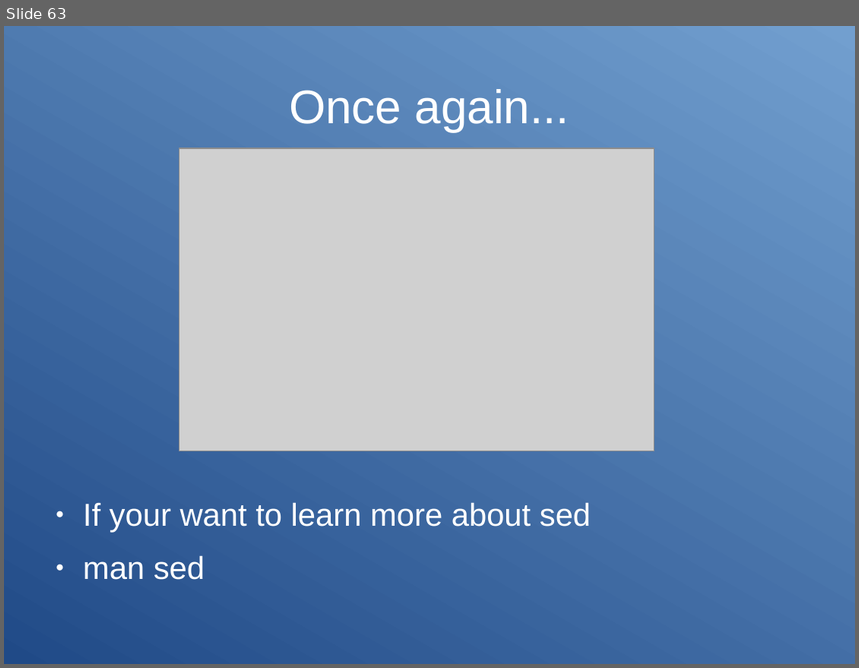
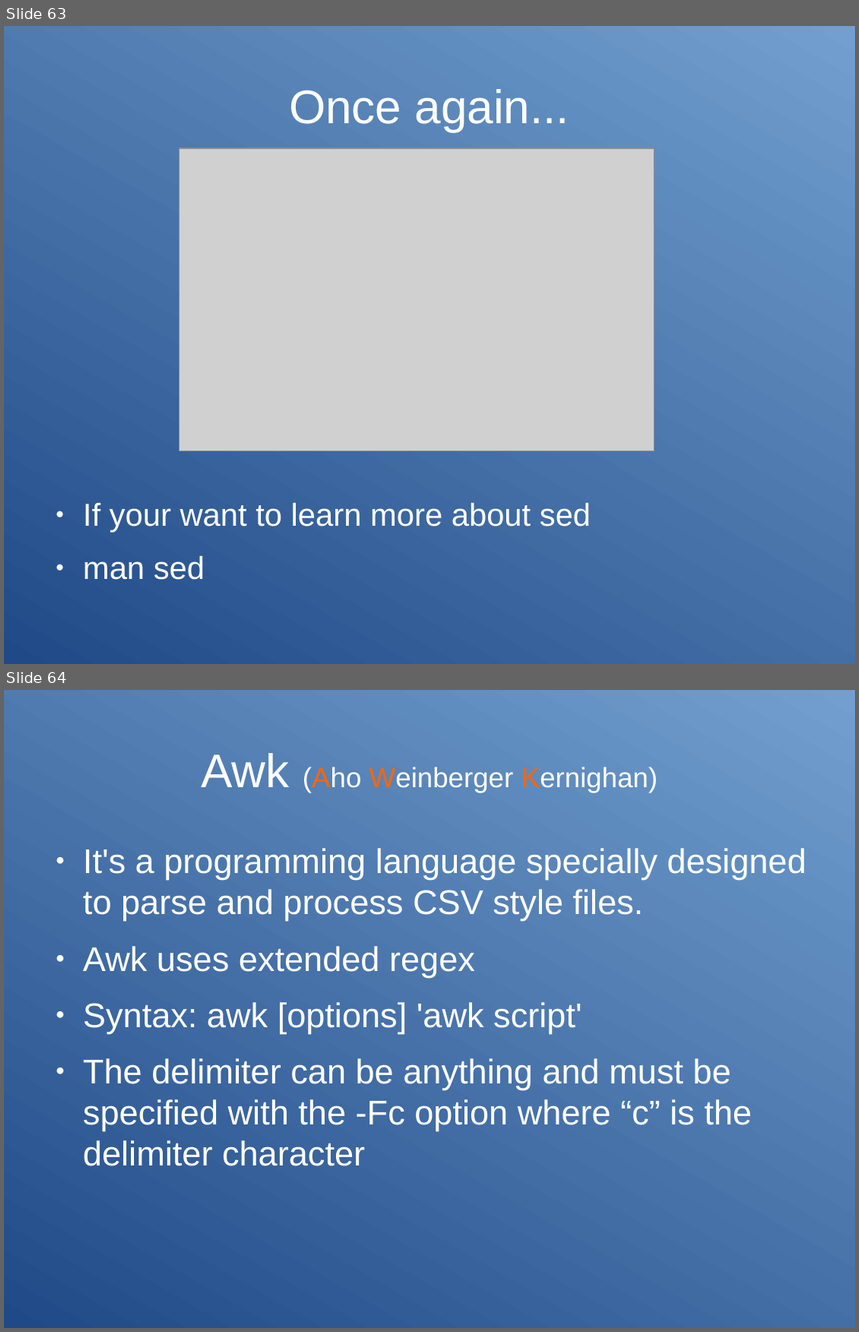
Before and after one commit to Clibre/An-introduction-to-bash, a slide deck: presentation.odp. Shown one above the other, each under a label of ours: slide 63 before the commit, slides 63 and 64 after it. The pictures are 859x668 and 859x1332 pixels, drawn with LibreOffice and Linux fonts; fonts in the diff are those of the drawing; grey boxes stand for pictures. Boxes give left, top, right and bottom in pixels: in the first picture for what was removed or moved away, otherwise in the second. Text is boxed around its words. In the diff, an @@ line names an element or a change of style, - is before the commit and + after.

```diff
--- a/presentation.odp
+++ b/presentation.odp
@@ slide 64 added at (x1=4, y1=690, x2=855, y2=1328), background gradient #204A87 to #729FCF @@
@@ title added at (x1=201, y1=753, x2=658, y2=793), 26 pt, text #FFFFFF @@
+Awk (Aho Weinberger Kernighan)
@@ text added at (x1=83, y1=848, x2=807, y2=1167), 32 pt, text #FFFFFF @@
+● It's a programming language specially designed to parse and process CSV style files.
+● Awk uses extended regex
+● Syntax: awk [options] 'awk script'
+● The delimiter can be anything and must be specified with the -Fc option where “c” is the delimiter character
```
Also in this commit, not shown: 3 other slides added, 1 other file.
